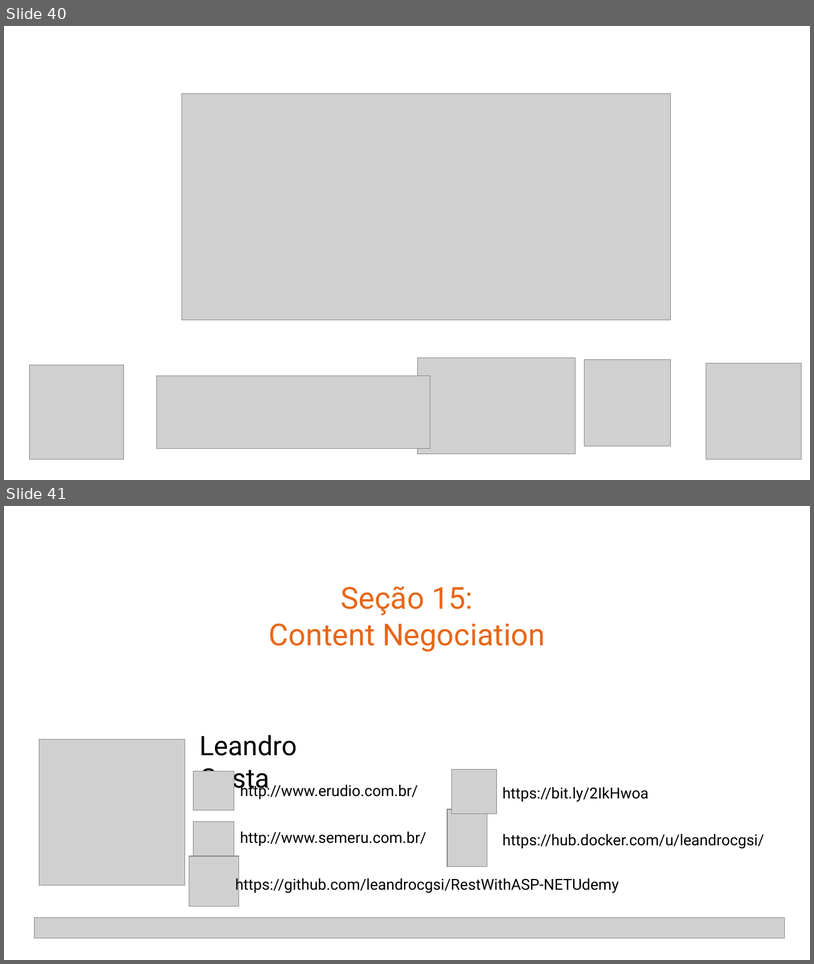
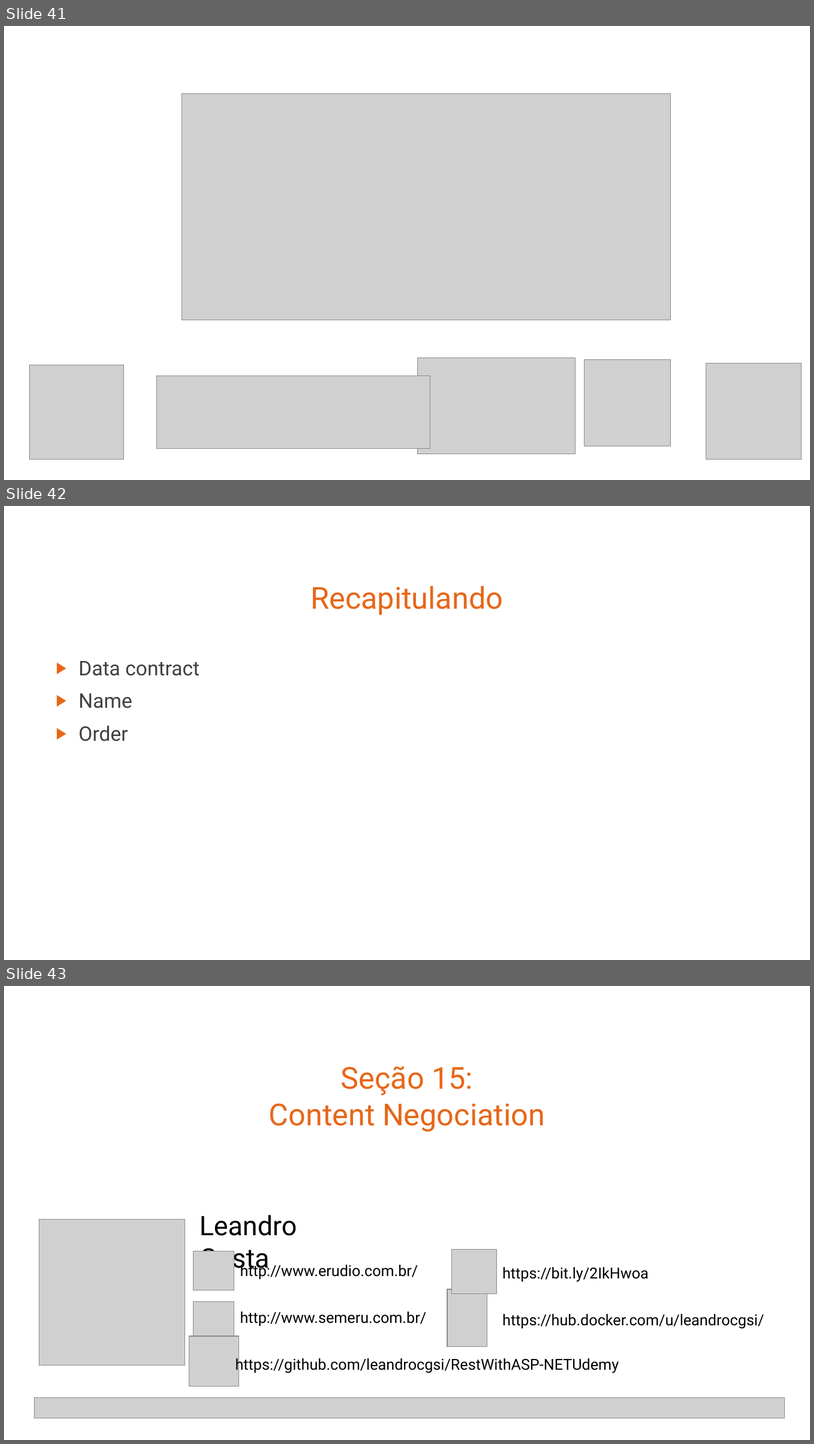
Before and after one commit to leandrocgsi/RestWithASP-NETUdemy, a slide deck: Documents/Building Modern RESTFul API's With ASP.NET Core - Architectural Overview.pptx. Shown one above the other, each under a label of ours: slides 40 and 41 before the commit, slides 41, 42 and 43 after it. The pictures are 814x964 and 814x1444 pixels, drawn with LibreOffice and Linux fonts; fonts in the diff are those of the drawing; grey boxes stand for pictures. Boxes give left, top, right and bottom in pixels: in the first picture for what was removed or moved away, otherwise in the second. Text is boxed around its words. In the diff, an @@ line names an element or a change of style, - is before the commit and + after.

```diff
--- a/Documents/Building Modern RESTFul API's With ASP.NET Core - Architectural Overview.pptx
+++ b/Documents/Building Modern RESTFul API's With ASP.NET Core - Architectural Overview.pptx
@@ slide 42 added at box(4, 506, 810, 960), background #FFFFFF @@
@@ title added at box(311, 586, 503, 615), 36 pt, text #E76618 @@
+Recapitulando
@@ text added at box(78, 661, 200, 741), 24 pt, text #404040 @@
+▶ Data contract
+▶ Name
+▶ Order
@@ what was slide 40 is now slide 41 @@
@@ what was slide 41 is now slide 43 @@
```
Also in this commit, not shown: 3 slides changed, 11 other slides added, 3 slides removed.
